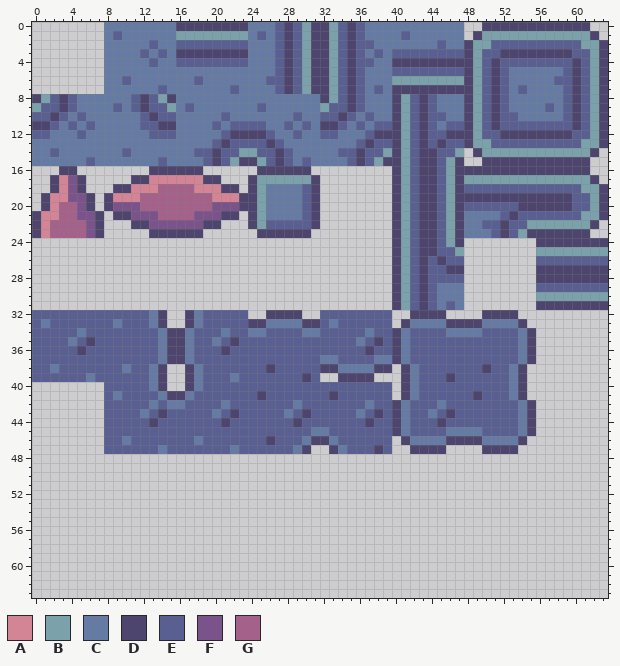
One commit to this pixel-art sprite: TowerOfDreams/sprites/sTileset/layers/8f568ac0-5302-4531-a71c-9c85cac8d6ce/180eec42-2822-4abb-a489-903b4fa846e3.png. Above: the version before the commit.
The file is 64x64 pixels.
Palette (. is transparent): A #d38595  B #7ba1ab  C #657ba3  D #4d456d  E #5a5f92  F #795389  G #a4628a
The same view after the edit:
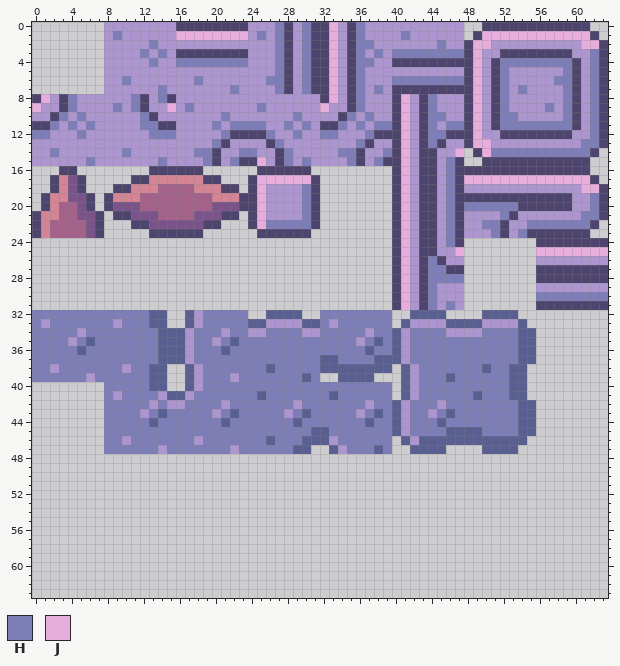
Colours new in this view: H #7d7db7  J #e6addd
Changes in this commit:
colour C: #657ba3 -> #ad96cf
y 0: x 27 E -> H; x 29..30 EB -> CH; x 33..34 BE -> JC; x 36 E -> H
y 1: x 9 E -> H; x 16..23 BBBBBBBB -> JJJJJJJJ; x 25 E -> H; x 27 E -> H; x 29..30 EB -> CH; x 33..34 BE -> JC; x 36 E -> H; x 41 E -> H; x 50..61 BBBBBBBBBBBB -> JJJJJJJJJJJJ
y 2: x 13 E -> H; x 16..23 EEEEEEEE -> CCCCCCCC; x 27 E -> H; x 29..30 EB -> CH; x 33..34 BE -> JC; x 36..37 EE -> HH; x 45 E -> H; x 49..62 BBEEEEEEEEEEBB -> JJCCCCCCCCCCJJ
y 3: x 12 E -> H; x 14 E -> H; x 27 E -> H; x 29..30 EB -> CH; x 33..34 BE -> JC; x 36 E -> H; x 38 E -> H; x 40..47 EEEEEEEE -> HHHHHHHH; x 49..51 BEE -> JCC; x 60..62 EEB -> CCH
y 4: x 13 E -> H; x 16..23 EEEEEEEE -> HHHHHHHH; x 27 E -> H; x 29..30 EB -> CH; x 33..34 BE -> JC; x 36..37 EE -> HH; x 49..50 BE -> JC; x 52..59 EEEEEEEE -> HHHHHHHH; x 61..62 EB -> CH
y 5: x 27 E -> H; x 29..30 EB -> CH; x 33..34 BE -> JC; x 36 E -> H; x 40..47 EEEEEEEE -> CCCCCCCC; x 49..50 BE -> JC; x 52 E -> H; x 59 E -> H; x 61..62 EB -> CH
y 6: x 10 E -> H; x 18 E -> H; x 26..27 EE -> HH; x 29..30 EB -> CH; x 33..34 BE -> JC; x 36 E -> H; x 40..47 BBBBBBBB -> HHHHHHHH; x 49..50 BE -> JC; x 52 E -> H; x 58..59 EE -> HH; x 61..62 EB -> CH
y 7: x 14 E -> H; x 22 E -> H; x 27 E -> H; x 29..30 EB -> CH; x 33..34 BE -> JC; x 36 E -> H; x 38 E -> H; x 49..50 BE -> JC; x 52 E -> H; x 54 E -> H; x 59 E -> H; x 61..62 EB -> CH
y 8: x 1..2 BE -> JC; x 4 E -> H; x 11 E -> H; x 13..14 EB -> CH; x 33..34 BE -> JC; x 36 E -> H; x 41..42 BE -> JC; x 44 E -> H; x 49..50 BE -> JC; x 52 E -> H; x 59 E -> H; x 61..62 EB -> CH
y 9: x 0..2 BEE -> JCC; x 4 E -> H; x 9 E -> H; x 11 E -> H; x 13..15 EEB -> CCJ; x 17 E -> H; x 25 E -> H; x 32..34 BEE -> JCC; x 36 E -> H; x 41..42 BE -> JC; x 44 E -> H; x 49..50 BE -> JC; x 52 E -> H; x 57 E -> H; x 59 E -> H; x 61..62 EB -> CH
y 10: x 0..1 EE -> CC; x 3 E -> H; x 5 E -> H; x 12 E -> H; x 14..15 EE -> CC; x 21 E -> H; x 29 E -> H; x 32..33 EE -> CC; x 35 E -> H; x 37 E -> H; x 41..42 BE -> JC; x 44..45 EE -> HH; x 49..50 BE -> JC; x 52..53 EE -> HH; x 59 E -> H; x 61..62 EB -> CH
y 11: x 2 E -> H; x 4 E -> H; x 6 E -> H; x 12..13 EE -> HH; x 20 E -> H; x 22..25 EEEE -> HHHH; x 28 E -> H; x 30 E -> H; x 34 E -> H; x 36 E -> H; x 38..39 EE -> HH; x 41..42 BE -> JC; x 44 E -> H; x 46..47 EE -> HH; x 49..50 BE -> JC; x 52..59 EEEEEEEE -> HHHHHHHH; x 61..62 EB -> CH
y 12: x 0..1 EE -> HH; x 5 E -> H; x 13..15 EEE -> HHH; x 21 E -> H; x 26 E -> H; x 29 E -> H; x 32..33 EE -> HH; x 37 E -> H; x 41..42 BE -> JC; x 44..45 EE -> HH; x 49..51 BEE -> JCC; x 60..62 EEB -> CCH
y 13: x 20 E -> H; x 22..25 EEEE -> CCCC; x 27 E -> H; x 36 E -> H; x 38..39 EE -> CC; x 41..42 BE -> JC; x 44 E -> H; x 46..47 EE -> CC; x 49..62 BBEEEEEEEEEEBB -> JJCCCCCCCCCCHH
y 14: x 2 E -> H; x 10 E -> H; x 18..19 EE -> HH; x 21..26 EEBBEE -> CCHHCC; x 28 E -> H; x 34..35 EE -> HH; x 37..39 EEB -> CCH; x 41..42 BE -> JC; x 45..47 EEB -> CCJ; x 50..61 BBBBBBBBBBBB -> JHHHHHHHHHHH
y 15: x 6 E -> H; x 14 E -> H; x 19 E -> H; x 21..22 EB -> CH; x 25..26 BE -> JC; x 28 E -> H; x 30 E -> H; x 35 E -> H; x 37..38 EB -> CH; x 41..42 BE -> JC; x 45..46 EB -> CH
y 16: x 41..42 BE -> JC; x 45..46 EB -> CH
y 17: x 25..30 BBBBBB -> JJJJJJ; x 41..42 BE -> JC; x 45..46 EB -> CH; x 48..61 BBBBBBBBBBBBBB -> JJJJJJJJJJJJJJ
y 18: x 25 B -> J; x 30 E -> H; x 41..42 BE -> JC; x 45..46 EB -> CH; x 48..62 EEEEEEEEEEEEEBB -> CCCCCCCCCCCCCJJ
y 19: x 25 B -> J; x 30 E -> H; x 41..42 BE -> JC; x 45..46 EB -> CH; x 60..62 EEB -> CCH
y 20: x 25 B -> J; x 30 E -> H; x 41..42 BE -> JC; x 45..46 EB -> CH; x 48..53 EEEEEE -> HHHHHH; x 60..62 EEB -> CCH
y 21: x 25 B -> J; x 30 E -> H; x 41..42 BE -> JC; x 45..46 EB -> CH; x 52 E -> H; x 54..62 EEEEEEEBB -> CCCCCCCHH
y 22: x 25..30 BEEEEE -> JHHHHH; x 41..42 BE -> JC; x 45..46 EB -> CH; x 50..51 EE -> HH; x 53..61 EEBBBBBBB -> CCHHHHHHH
y 23: x 41..42 BE -> JC; x 45..46 EB -> CH; x 51 E -> H; x 53..54 EB -> CH
y 24: x 41..42 BE -> JC; x 45..46 EB -> CH
y 25: x 41..42 BE -> JC; x 45..47 EEB -> CCJ; x 56..63 BBBBBBBB -> JJJJJJJJ
y 26: x 41..42 BE -> JC; x 44 E -> H; x 46..47 EE -> CC; x 56..63 EEEEEEEE -> CCCCCCCC
y 27: x 41..42 BE -> JC; x 44..45 EE -> HH
y 28: x 41..42 BE -> JC; x 44..47 EEEE -> HHHH
y 29: x 41..42 BE -> JC; x 44 E -> H; x 56..63 EEEEEEEE -> CCCCCCCC
y 30: x 41..42 BE -> JC; x 44 E -> H; x 56..63 BBBBBBBB -> HHHHHHHH
y 31: x 41..42 BE -> JC; x 44 E -> H; x 46 E -> H
y 32: x 0..14 EEEEEEEEEEEEECD -> HHHHHHHHHHHHHEE; x 17 D -> E; x 19..23 EEEEE -> HHHHH; x 26..29 DDDD -> EEEE; x 32..39 EEEEEEEE -> HHHHHHHH; x 42..45 DDDD -> EEEE; x 50..53 DDDD -> EEEE
y 33: x 0 E -> H; x 2..8 EEEEEEE -> HHHHHHH; x 10..14 EEECD -> HHHEE; x 17 D -> E; x 19..25 EEEEEDD -> HHHHHEE; x 30..32 DDE -> EEH; x 34..39 EEEEEE -> HHHHHH; x 41 D -> E; x 46..49 DDDD -> EEEE; x 54 D -> E
y 34: x 0..4 EEEEE -> HHHHH; x 6..16 EEEEEEEECDD -> HHHHHHHHEEE; x 18..20 EEE -> HHH; x 22..23 EE -> HH; x 26..29 EEEE -> HHHH; x 32..36 EEEEE -> HHHHH; x 38..40 EED -> HHE; x 42..45 EEEE -> HHHH; x 50..55 EEEECD -> HHHHEE
y 35: x 0..3 EEEE -> HHHH; x 5..16 EDEEEEEEECDD -> HEHHHHHHHEEE; x 18..19 EE -> HH; x 21..35 EDEEEEEEEEEEEEE -> HEHHHHHHHHHHHHH; x 37..40 EDED -> HEHE; x 42..55 EEEEEEEEEEEECD -> HHHHHHHHHHHHEE
y 36: x 0..16 EEEEEDEEEEEEEECDD -> HHHHHEHHHHHHHHEEE; x 18..40 EEEDEEEEEEEEEEEEEEEDEED -> HHHEHHHHHHHHHHHHHHHEHHE; x 42..55 EEEEEEEEEEEECD -> HHHHHHHHHHHHEE
y 37: x 0..16 EEEEEEEEEEEEEECDD -> HHHHHHHHHHHHHHEEE; x 18..40 EEEEEEEEEEEEEECCEEEECCD -> HHHHHHHHHHHHHHEEHHHHEEE; x 42..55 EEEEEEEEEEEECD -> HHHHHHHHHHHHEE
y 38: x 0..1 EE -> HH; x 3..9 EEEEEEE -> HHHHHHH; x 11..14 EECD -> HHEE; x 17 D -> E; x 19..39 EEEEEEEDEEEEEDDCCCCDD -> HHHHHHHEHHHHHEEEEEEEE; x 41 D -> E; x 43..54 EEEEEEEDEECD -> HHHHHHHEHHEE
y 39: x 0..5 EEEEEE -> HHHHHH; x 7..14 EEEEEECD -> HHHHHHEE; x 17 D -> E; x 19..21 EEE -> HHH; x 23..31 EEEEEEEDE -> HHHHHHHEH; x 34..37 DDDD -> EEEE; x 41 D -> E; x 43..54 EEEDEEEEEECD -> HHHEHHHHHHEE
y 40: x 8..14 EEEEECD -> HHHHHEE; x 17 D -> E; x 19..39 EEEEEEEEEEEEEEEEEEEEE -> HHHHHHHHHHHHHHHHHHHHH; x 41 D -> E; x 43..54 EEEEEEEEEECD -> HHHHHHHHHHEE
y 41: x 8 E -> H; x 10..13 EEEE -> HHHH; x 15..16 DD -> EE; x 18..39 EEEEEEEDEEEEEEEDEEEEEE -> HHHHHHHEHHHHHHHEHHHHHH; x 41 D -> E; x 43..54 EEEEEEDEEECD -> HHHHHHEHHHEE
y 42: x 8..12 EEEEE -> HHHHH; x 14 E -> H; x 17..20 EEEE -> HHHH; x 22..28 EEEEEEE -> HHHHHHH; x 30..36 EEEEEEE -> HHHHHHH; x 38..40 EED -> HHE; x 42..44 EEE -> HHH; x 46..55 EEEEEEEECD -> HHHHHHHHEE
y 43: x 8..11 EEEE -> HHHH; x 13..19 EDEEEEE -> HEHHHHH; x 21..27 EDEEEEE -> HEHHHHH; x 29..35 EDEEEEE -> HEHHHHH; x 37..40 EDED -> HEHE; x 42..43 EE -> HH; x 45..55 EDEEEEEEECD -> HEHHHHHHHEE
y 44: x 8..40 EEEEEDEEEEEEEDEEEEEEEDEEEEEEEDEED -> HHHHHEHHHHHHHEHHHHHHHEHHHHHHHEHHE; x 42..55 EEEDEEEEEEEECD -> HHHEHHHHHHHHEE
y 45: x 8..40 EEEEEEEEEEEEEEEEEEEEEEECCEEEEEEED -> HHHHHHHHHHHHHHHHHHHHHHHEEHHHHHHHE; x 42..55 EEEECCCCEEEECD -> HHHHEEEEHHHHEE
y 46: x 8..9 EE -> HH; x 11..17 EEEEEEE -> HHHHHHH; x 19..32 EEEEEEEDEEECDD -> HHHHHHHEHHHEEE; x 34..39 EEEEEE -> HHHHHH; x 41 D -> E; x 43..54 CCCDDDDCCCCD -> EEEEEEEEEEEE
y 47: x 8..13 EEEEEE -> HHHHHH; x 15..21 EEEEEEE -> HHHHHHH; x 23..30 EEEEEECD -> HHHHHHEE; x 33 D -> E; x 35..39 EEEDE -> HHHEH; x 42..45 DDDD -> EEEE; x 50..53 DDDD -> EEEE
